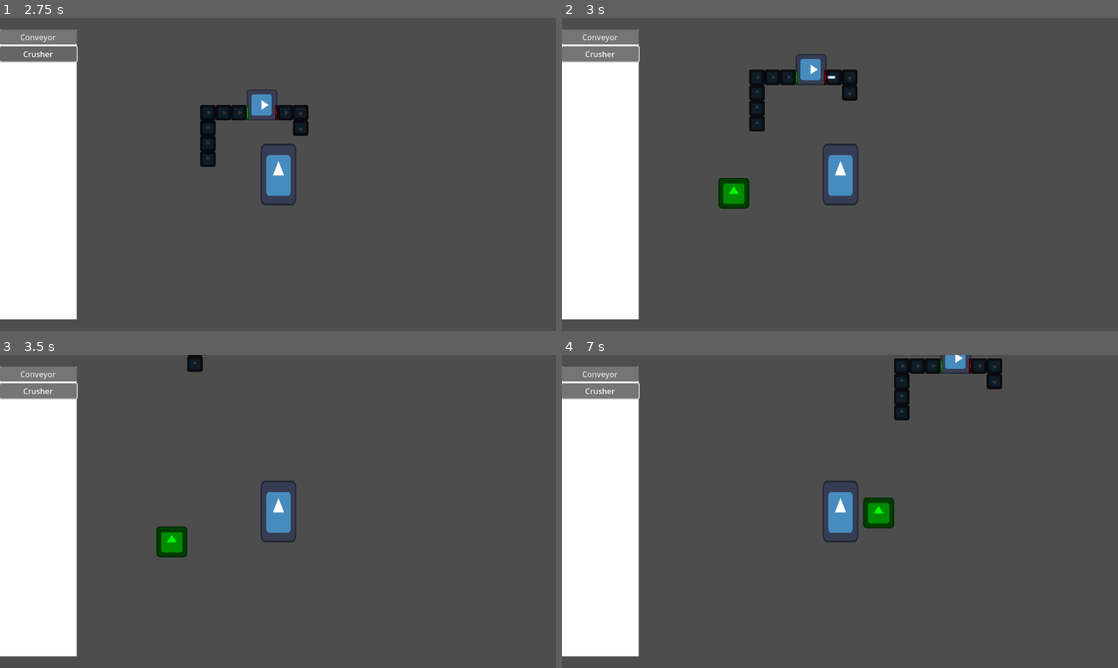
Above: before the commit, frames 1-4 (two rows, left to right).
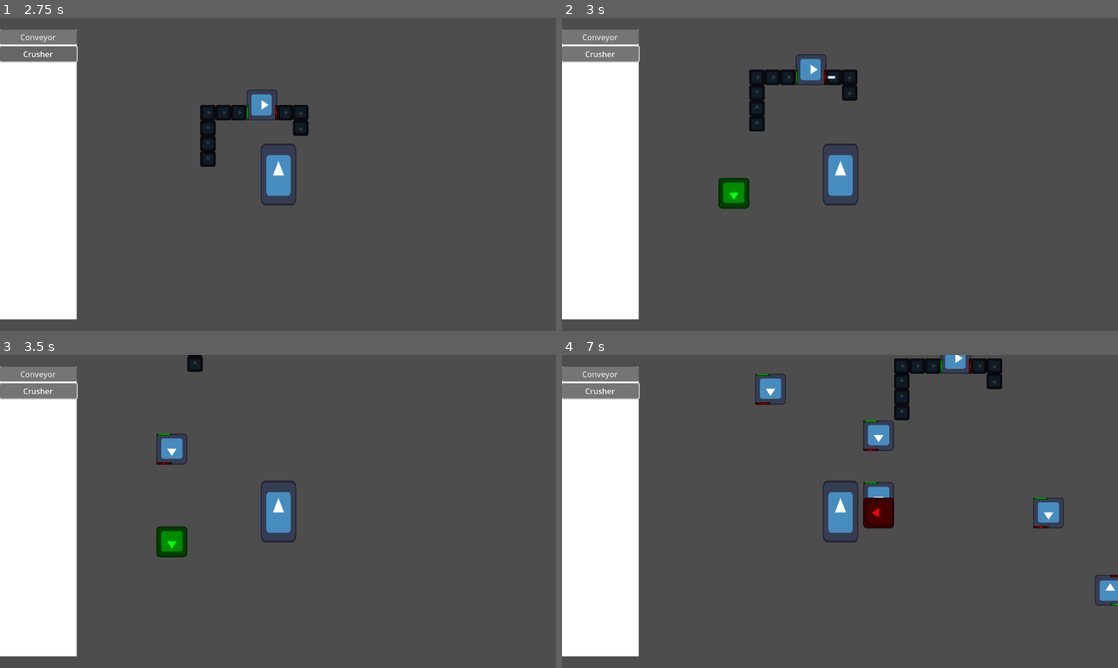
Above: after the commit, the same moments.

Repository: BenjaminWootten/UD-GDDC-space-exploration-jam
Game: Godot game, scene res://world.tscn
Same seed, same stepped clock (60 frames per second), same inputs: the game is played once before the commit and once after it. The engine's default icon, where the game draws it, is replaced by a stand-in: a white triangle on a blue panel in a dark square.
Inputs (mouse positions are in pixels of both pictures, inside the frame that each line leads up to):
- Up to frame 1 (2.75 s): click "Conveyor" at 0.5 s; click "Crusher" at 1.25 s; move the mouse to (38, 58) at 2.02 s; press the mouse at (38, 58) at 2.03 s; hold D (right) from 2.03 s (still down); tap R (rotate, bound only after the commit) at 2.3 s
- Up to frame 2 (3 s): move the mouse to (728, 190) at 2.77 s; release D (right) at 2.78 s; release the mouse at (728, 190) at 2.78 s; hold S (down) from 2.78 s (still down); tap R (rotate, bound only after the commit) at 2.85 s
- Up to frame 3 (3.5 s): keep holding S (down); click (166, 527) at 3.05 s
- Up to frame 4 (7 s): move the mouse to (895, 442) at 3.52 s; release S (down) at 3.53 s; press the mouse at (895, 442) at 3.53 s; hold D (right) 3.53-4.28 s; tap R (rotate, bound only after the commit) at 3.8, 4.35, 5.3, 5.85, 6.8 s; move the mouse to (812, 574) at 4.27 s; release the mouse at (812, 574) at 4.28 s; hold W (up) 4.28-5.03 s; click (812, 574) at 4.55 s; move the mouse to (1006, 558) at 5.02 s; press the mouse at (1006, 558) at 5.03 s; hold A (left) 5.03-6.53 s; move the mouse to (673, 464) at 5.77 s; release the mouse at (673, 464) at 5.78 s; click (673, 464) at 6.05 s; move the mouse to (867, 511) at 6.52 s; press the mouse at (867, 511) at 6.53 s; hold S (down) from 6.53 s (still down)

Frame 1 is identical in both runs. In frame 2, less than 0.1% of the frame differs, in the area x 29-33%, y 52-60%; in frame 3, 0.4%; in frame 4, 2.0%, in the area x 34-100%, y 6-81%.

Commit message:
placement system completed

Diff:
--- a/UI/build_menu.tscn
+++ b/UI/build_menu.tscn
@@ -56,6 +56,5 @@
 [connection signal="area_exited" from="placement_preview" to="placement_preview" method="_on_body_exited"]
 [connection signal="body_entered" from="placement_preview" to="placement_preview" method="_on_body_entered"]
 [connection signal="body_exited" from="placement_preview" to="placement_preview" method="_on_body_exited"]
-[connection signal="input_event" from="placement_preview" to="placement_preview" method="_on_input_event"]
 [connection signal="pressed" from="CanvasLayer/ColorRect/VBoxContainer/conveyor" to="placement_preview" method="_on_conveyor_pressed"]
 [connection signal="pressed" from="CanvasLayer/ColorRect/VBoxContainer/crusher" to="placement_preview" method="_on_crusher_pressed"]
--- a/UI/placement_preview.gd
+++ b/UI/placement_preview.gd
@@ -4,13 +4,19 @@
 @onready var collisionShape = $CollisionShape2D
 
 var placing: bool
+var building_to_place
 var colliding = false
 var offset = 0
 var entered_bodies = 0
 const SNAP = 32
 
+@onready var conveyor_container = get_node("/root/World/conveyors")
+@onready var building_container = get_node("/root/World/machines")
+
 @export var crusher_texture: CompressedTexture2D
+var crusher_path = preload("res://buildings/crafters/crusher.tscn")
 @export var conveyor_texture: CompressedTexture2D
+var conveyor_path = preload("res://buildings/conveyors/conveyor.tscn")
 
 @export var hitbox_2x2: RectangleShape2D
 @export var hitbox_1x1: RectangleShape2D
@@ -20,22 +26,32 @@
 		self.global_position = snapped(get_global_mouse_position(), Vector2(SNAP, SNAP))
 		position += Vector2(offset, offset)
 
-func placement_start(texture: CompressedTexture2D, hitbox: RectangleShape2D, newOffset: int):
+func placement_start(texture: CompressedTexture2D, hitbox: RectangleShape2D, newOffset: int, building: PackedScene):
 	placing = true
 	sprite.texture = texture
 	collisionShape.shape = hitbox
 	offset = newOffset
+	building_to_place = building
 
 func placement_end():
 	placing = false
 	sprite.texture = null
 	collisionShape.shape = null
 
-func _on_input_event(_viewport, event, _shape_idx):
-	if event.is_action_pressed("left_click") and not colliding:
-		print("place")
-	if event.is_action_pressed("quit_build"):
-		print(event)
+func _input(event):
+	if placing:
+		if event.is_action_pressed("left_click") and not colliding:
+			var placement = building_to_place.instantiate()
+			if building_to_place == conveyor_path:
+				conveyor_container.add_child(placement)
+			else:
+				building_container.add_child(placement)
+			placement.position = global_position
+			placement.rotation = global_rotation
+		if event.is_action_pressed("quit_build"):
+			placement_end()
+		if event.is_action_pressed("rotate"):
+			rotation_degrees += 90
 
 func _on_body_entered(_body):
 	entered_bodies += 1
@@ -49,13 +65,13 @@
 		sprite.modulate = Color(0,1,0)
 
 func _on_conveyor_pressed():
-	placement_start(conveyor_texture, hitbox_1x1, 0)
+	placement_start(conveyor_texture, hitbox_1x1, 0, conveyor_path)
 	# Temporary to account for placeholder texture size/color
 	sprite.scale = Vector2(0.25,0.25)
 	sprite.modulate = Color(0,0.5,0)
 
 func _on_crusher_pressed():
-	placement_start(crusher_texture,  hitbox_2x2, 16)
+	placement_start(crusher_texture,  hitbox_2x2, 16, crusher_path)
 	# Temporary to account for placeholder texture size/color
 	sprite.scale = Vector2(0.5,0.5)
 	sprite.modulate = Color(0,1,0)
--- a/project.godot
+++ b/project.godot
@@ -51,6 +51,11 @@
 "events": [Object(InputEventMouseButton,"resource_local_to_scene":false,"resource_name":"","device":-1,"window_id":0,"a …(256 unchanged characters)…
 ]
 }
+rotate={
+"deadzone": 0.5,
+"events": [Object(InputEventKey,"resource_local_to_scene":false,"resource_name":"","device":-1,"window_id":0,"alt_pressed":false,"shift_pressed":false,"ctrl_pressed":false,"meta_pressed":false,"pressed":false,"keycode":0,"physical_keycode":82,"key_label":0,"unicode":114,"echo":false,"script":null)
+]
+}
 
 [layer_names]
 
